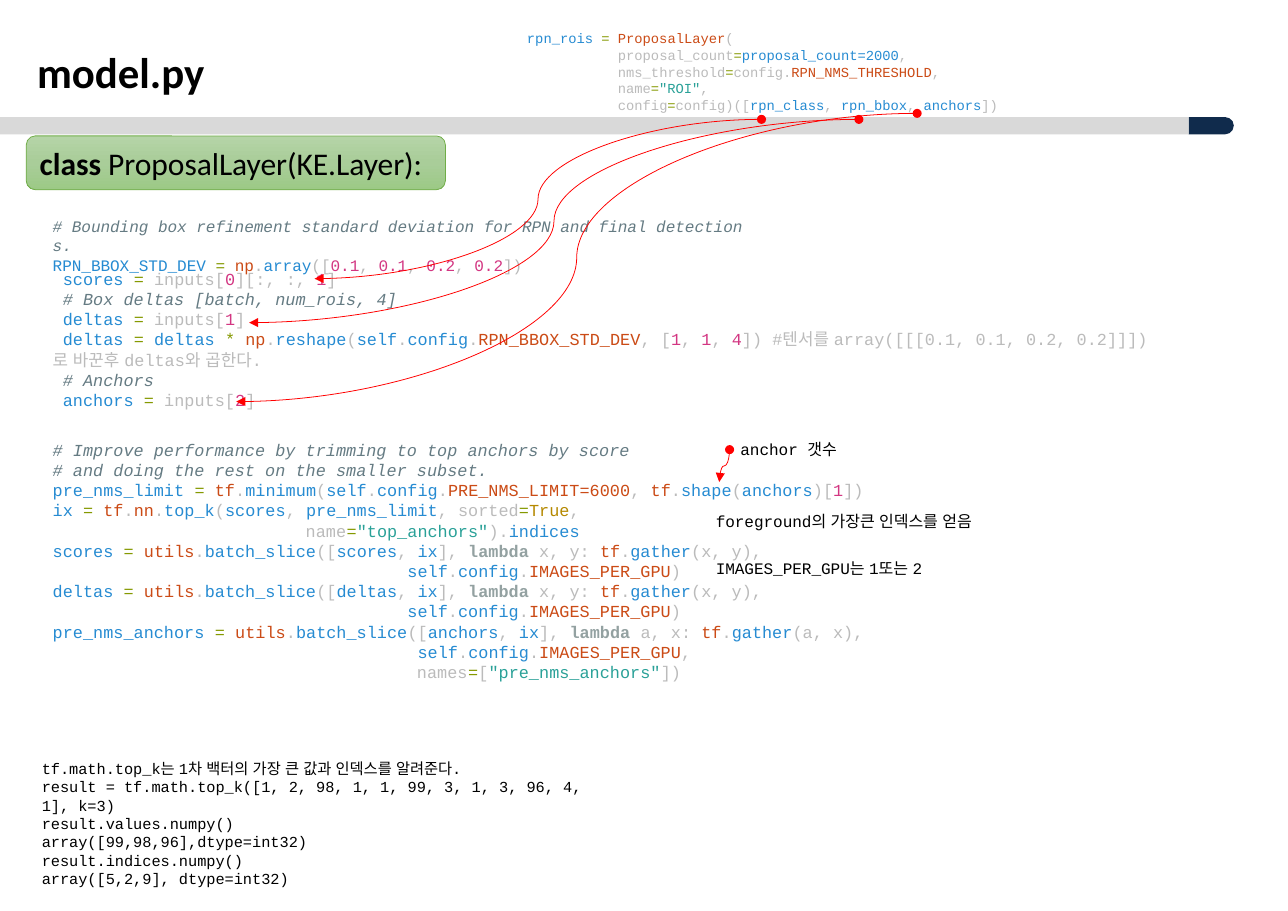
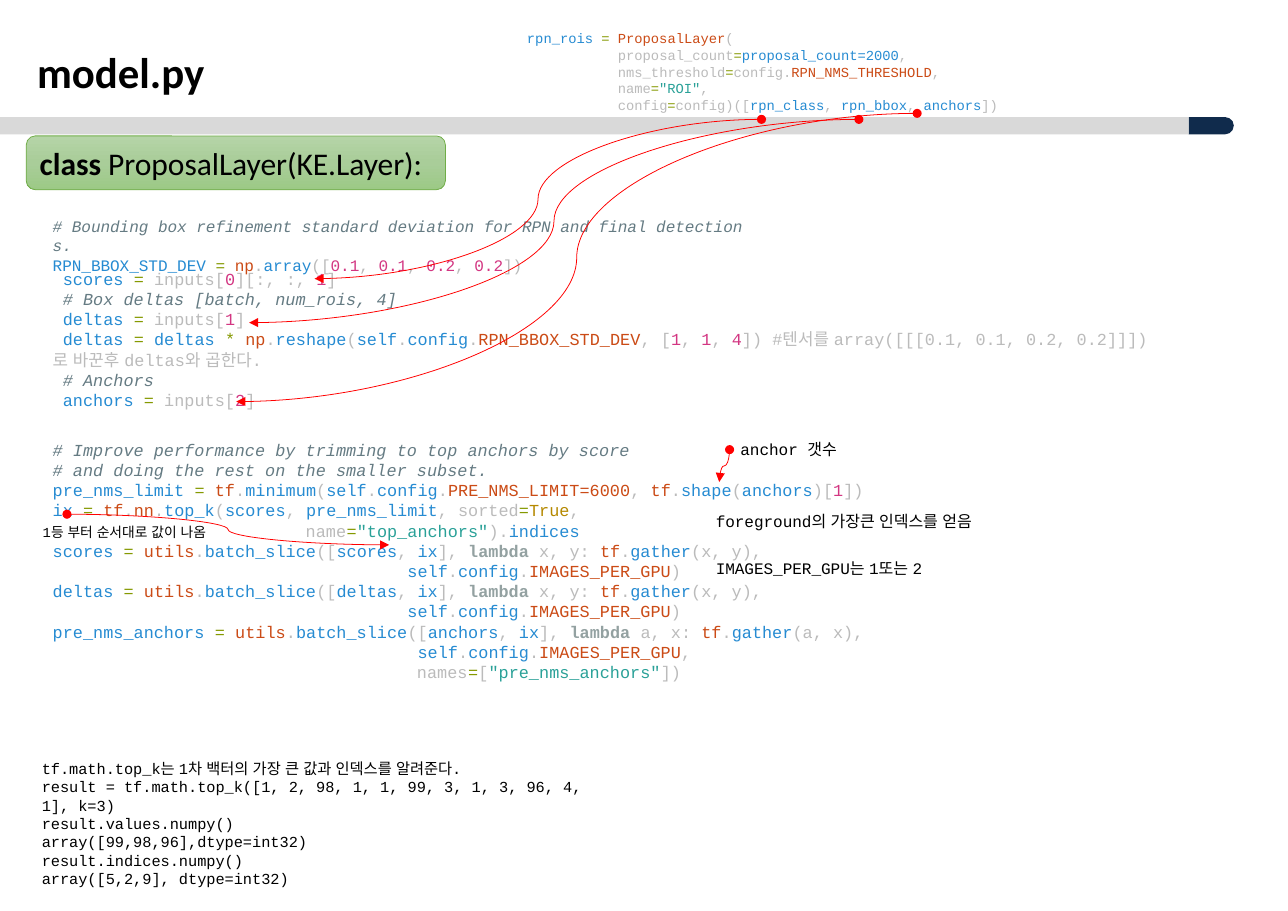
Before and after one commit to ksyoon70/Mask-RCNN-TF2, a slide deck: slide 14 of Masked-RCNN_분석_V1.0.pptx. Drawn at 1288x911 pixels with LibreOffice and Linux fonts; fonts in the diff are those of the drawing; background and template pictures are left out. Boxes give left, top, right and bottom in pixels: in the first picture for what was removed or moved away, otherwise in the second. Text is boxed around its words. In the diff, an @@ line names an element or a change of style, - is before the commit and + after.

```diff
--- a/Masked-RCNN_분석_V1.0.pptx
+++ b/Masked-RCNN_분석_V1.0.pptx
@@ text added at (43,525,206,538), 9 pt, text #000000 @@
+1등 부터 순서대로 값이 나옴
@@ curved double arrow added from (67, 515) to (389, 545), #FF0000 0.5 pt @@
```
Also in this commit, not shown: 1 other slide changed, 2 slides added, 2 other files.
